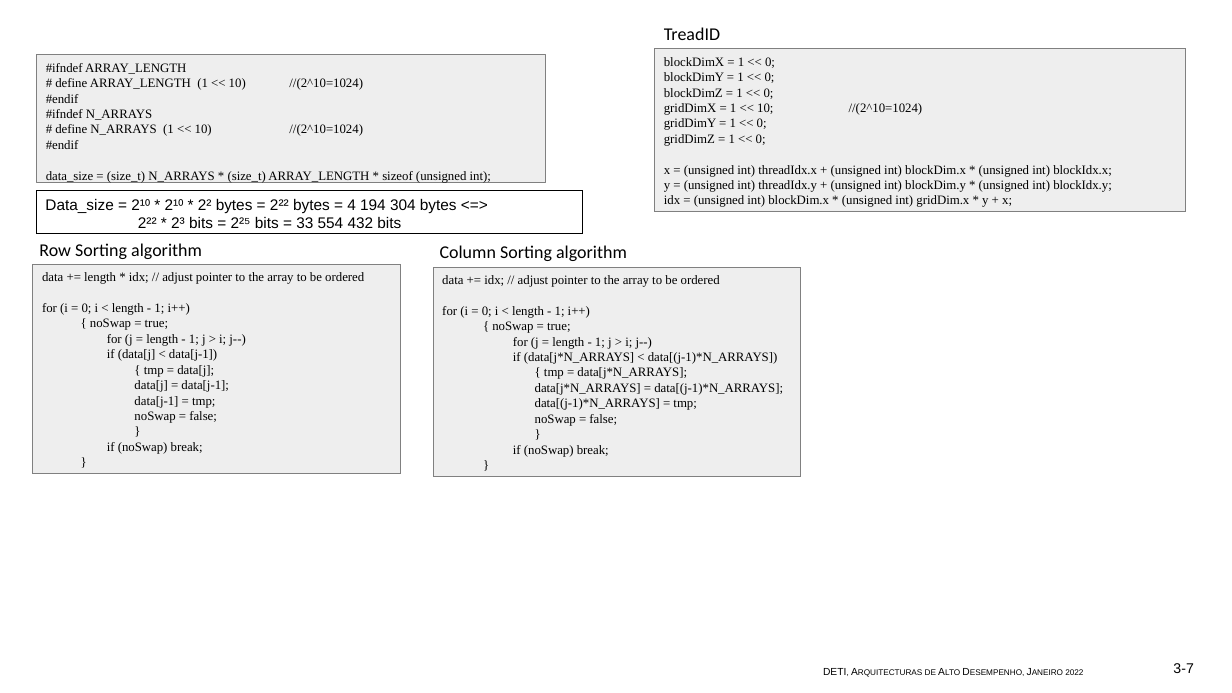
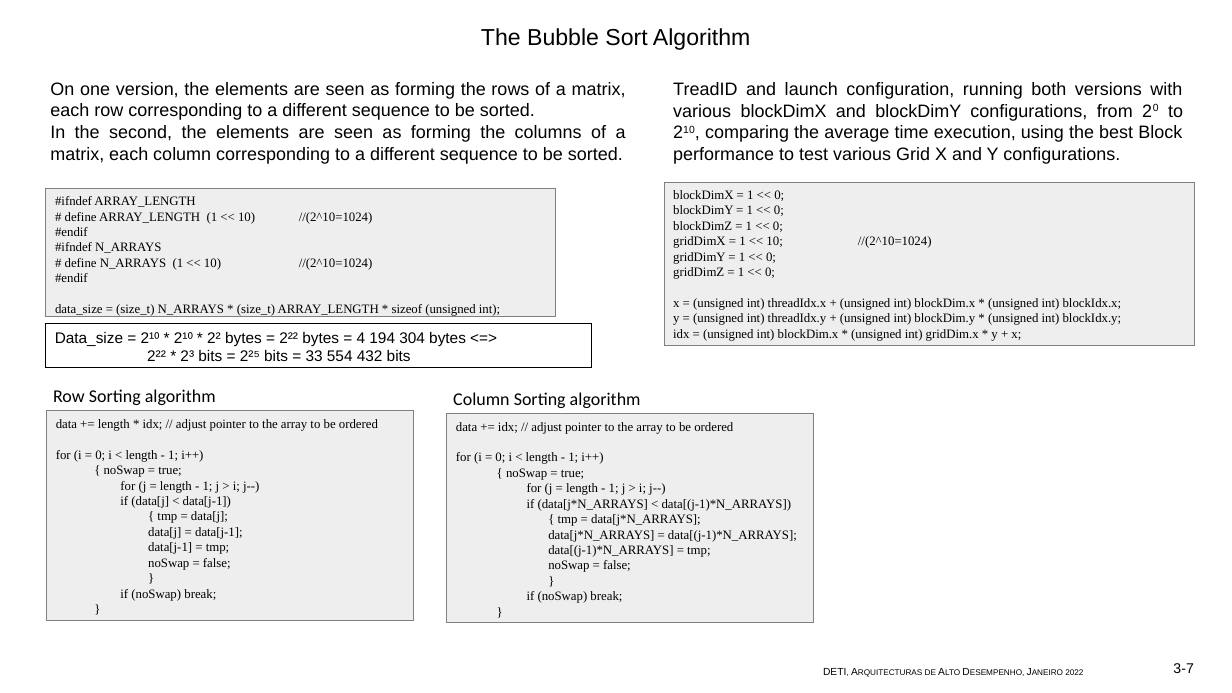
Before and after one commit to Pinto1088/AAD_2022, a slide deck: slide 3 of Assignment2/Apresentação1.pptx. Drawn at 1232x693 pixels with LibreOffice and Linux fonts; fonts in the diff are those of the drawing. Boxes give left, top, right and bottom in pixels: in the first picture for what was removed or moved away, otherwise in the second. Text is boxed around its words. In the diff, an @@ line names an element or a change of style, - is before the commit and + after.

```diff
--- a/Assignment2/Apresentação1.pptx
+++ b/Assignment2/Apresentação1.pptx
@@ text added at (481,28,751,50), 18 pt, text #000000 @@
+The Bubble Sort Algorithm
@@ text removed at (664,27,720,40) @@
-TreadID
@@ text added at (50,82,626,164), 14 pt, text #000000 @@
+On one version, the elements are seen as forming the rows of a matrix, each row corresponding to a different sequence to be sorted.
+In the second, the elements are seen as forming the columns of a matrix, each column corresponding to a different sequence to be sorted.
@@ text added at (673,82,1183,164), 14 pt, text #000000 @@
+TreadID and launch configuration, running both versions with various blockDimX and blockDimY configurations, from 20 to 210, comparing the average time execution, using the best Block performance to test various Grid X and Y configurations.
@@ 3 rectangles: place and size @@
-3 rectangles at (36,49,1186,234)
+3 rectangles at (45,182,1195,367)
@@ 2 rectangles, 2 texts: place and size @@
-2 rectangles, 2 texts at (33,243,800,476)
+2 rectangles, 2 texts at (47,389,814,623)
```
Also in this commit, not shown: 5 other slides changed.
